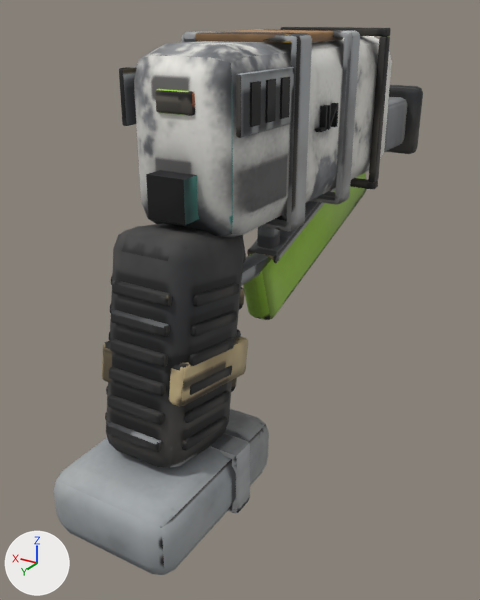
An edit to the FBX model art/gear/nail_gun/nail_gun.fbx, drawn before and after from the same camera.
Both versions are drawn from a 50 mm camera at (-0.00716, 0.01395, 0.00932) aimed at (0.00041, 0.00134, 0.00301). Lighting does not change. The marker at lower left points along +X, +Y and +Z. The older version comes first. Where no turn or scale is listed for an object, it has been applied to the vertices. Vertices at exactly the same position are counted once.

In view in the first picture: 'Glow', 'Handle', 'Mag', 'Rear'.
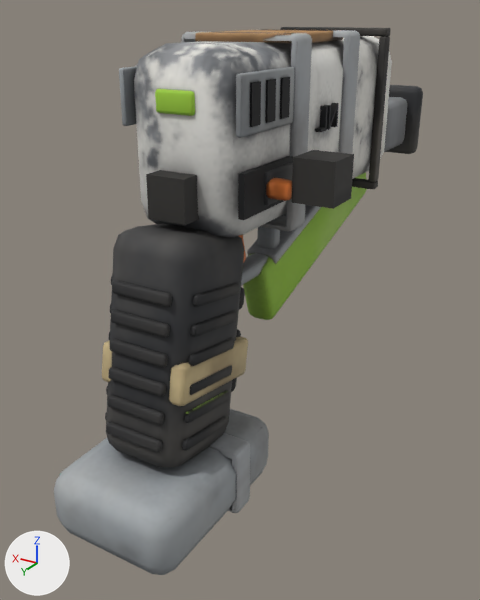
The newer file is also turned or shifted as a whole; pictures and numbers use the older file's frame.

Where the change shows, as pixel boxes (x1, y1, x2, y2) in the pictures (480 x 600 px):
'Eject', added: after (292, 150, 354, 209)
'Bolt', added: after (264, 163, 293, 205)
part 1 of me_glow, surface changed (black to green): (155, 89, 195, 116) in both
part 2 of me_handle, added: after (238, 156, 293, 220)
part 3 of me_handle, surface changed: (105, 27, 389, 569) in both

Patch to the scene script:
```diff
--- a/art/gear/nail_gun/nail_gun.fbx.py
+++ b/art/gear/nail_gun/nail_gun.fbx.py
@@ me_handle @@
 # used by ob_handle; location = (0.0, 0.0, 0.0)
-me_handle.from_pydata(...)  # 2256 vertices, 3810 faces; spans x -0.00165..0.00165, y -0.00684..0.00717, z 0.0..0.00903
+me_handle.from_pydata(...)  # 2264 vertices, 3822 faces; spans x -0.00165..0.00165, y -0.00684..0.00717, z 0.0..0.00903
+# me_handle part 2: a new loose piece, a box spanning x -0.0015..-0.00138, y 0.00258..0.00438, z 0.00605..0.00685, in mat_nail_gun (picture img_nail_gun_color_png)
+# me_handle part 3: 2917 kept faces spanning x -0.00165..0.00165, y -0.00684..0.00717, z 0.0..0.00903 get new texture (UV) coordinates
 me_handle.materials.append(mat_nail_gun)
@@ me_glow @@
 me_glow.from_pydata(...)  # 44 vertices, 84 faces; spans x -0.0006..0.0002, y 0.004425..0.004545, z 0.00775..0.00815
 # used by ob_glow; location = (0.0, 0.0, 0.0)
+# me_glow part 1: texture (UV) coordinates of 84 of 84 faces, centred in x -0.000594..0.000194, y 0.004425..0.004545, z 0.007756..0.008144, changed; they spanned u 0.33..0.71, v 0.91..0.99 and now span u 0.59..0.8, v 0.9..0.97
 me_glow.materials.append(mat_nail_gun)
@@ me_bolt @@
+me_bolt.from_pydata(...)  # 104 vertices, 190 faces; spans x -0.001425..-0.000815, y 0.002665..0.00371, z 0.00615..0.00675
+me_bolt.materials.append(mat_nail_gun)  # picture img_nail_gun_color_png
@@ me_eject @@
+me_eject.from_pydata(...)  # a box spanning x -0.002225..-0.001425, y 0.002775..0.003575, z 0.00625..0.00705
+me_eject.materials.append(mat_nail_gun)  # picture img_nail_gun_color_png
@@ ob_bolt @@
+ob_bolt = bpy.data.objects.new('Bolt', me_bolt)
+ob_bolt.location = (-0.00057, 0.0, 0.0)
@@ ob_eject @@
+ob_eject = bpy.data.objects.new('Eject', me_eject)
+ob_eject.location = (-0.00057, 0.0, 0.0)
```
